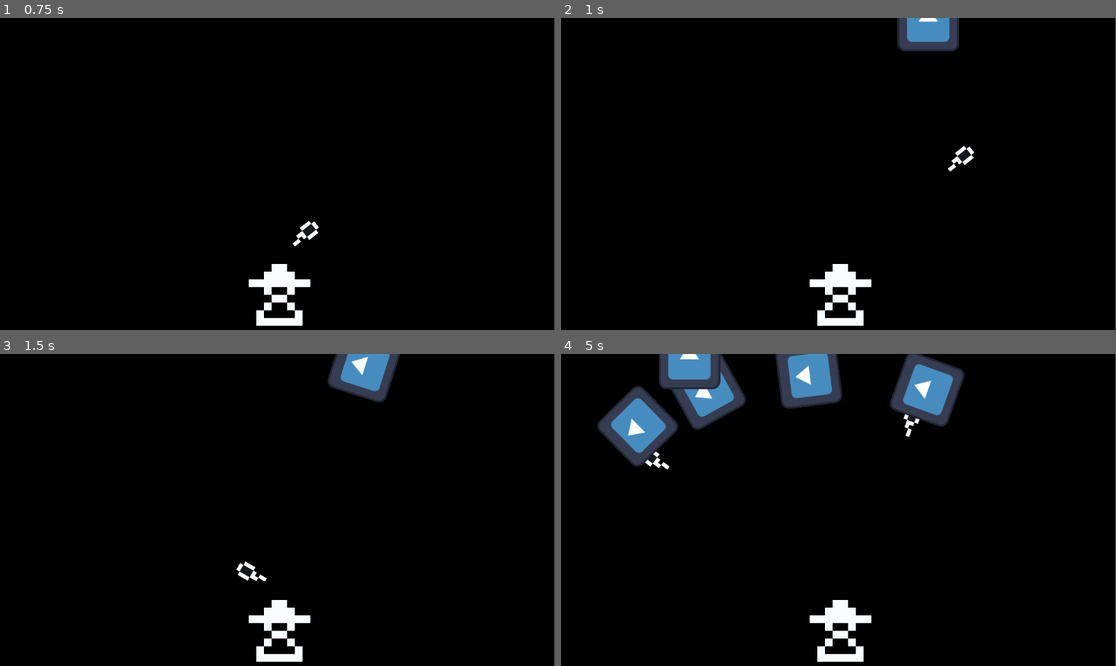
Above: before the commit, frames 1-4 (two rows, left to right).
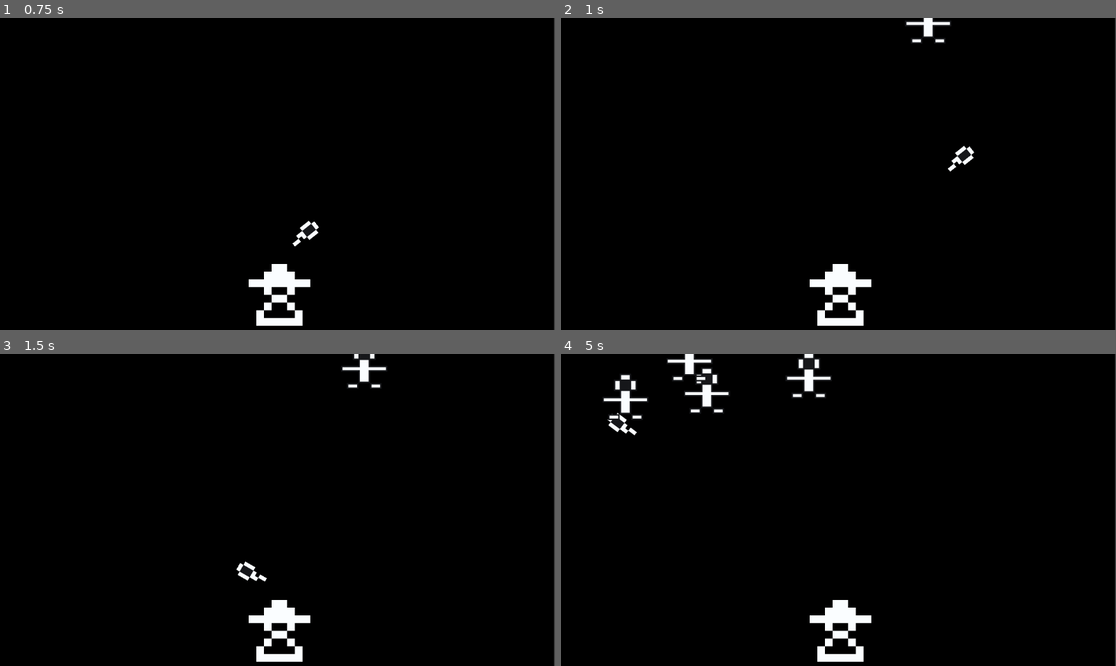
Above: after the commit, the same moments.

Repository: ThomasApplewhite/FIREBALL-Prototype
Game: Godot game, scene res://Source/Utils/dev_scene.tscn
The game is run twice, just before and just after one commit, with the same random seed, the same clock (stepped at 60 frames per second) and the same inputs. The engine's default icon, where the game draws it, is replaced by a stand-in: a white triangle on a blue panel in a dark square.
Inputs (mouse positions are in pixels of both pictures, inside the frame that each line leads up to):
- Up to frame 1 (0.75 s): tap Enter at 0.5 s; move the mouse to (399, 158) at 0.52 s; click (399, 158) at 0.67 s
- Up to frame 2 (1 s): no input
- Up to frame 3 (1.5 s): move the mouse to (166, 525) at 1.27 s; click (166, 525) at 1.42 s
- Up to frame 4 (5 s): move the mouse to (894, 441) at 2.02 s; click (894, 441) at 2.17 s; move the mouse to (810, 572) at 2.77 s; click (810, 572) at 2.92 s; move the mouse to (1005, 556) at 3.52 s; click (1005, 556) at 3.67 s; move the mouse to (672, 463) at 4.27 s; click (672, 463) at 4.42 s

Frame 1 is identical in both runs. In frame 2, 1.2% of the frame differs, in the area x 60-72%, y 0-11%; in frame 3, 1.5%; in frame 4, 9.1%, in the area x 6-73%, y 0-38%.

Commit message:
Enemy Sprites

Diff:
--- a/Source/Enemies/enemy.gd
+++ b/Source/Enemies/enemy.gd
@@ -18,7 +18,5 @@
 		return
 
 	var move_dir = (target_node.global_position - global_position).normalized()
-	global_transform.x = move_dir
-	global_transform.y = move_dir.orthogonal()
-	velocity = global_transform.x * enemy_speed
+	velocity = move_dir * enemy_speed
 	move_and_slide()
--- a/Source/Enemies/enemy.tscn
+++ b/Source/Enemies/enemy.tscn
@@ -1,10 +1,10 @@
 [gd_scene load_steps=4 format=3 uid="uid://bku5f54g2jeph"]
 
 [ext_resource type="Script" path="res://Source/Enemies/enemy.gd" id="1_nebdt"]
-[ext_resource type="Texture2D" uid="uid://bi23ey7rnwkoi" path="res://icon.svg" id="1_ud2qd"]
+[ext_resource type="Texture2D" uid="uid://c7lcwb5multyn" path="res://Assets/Enemies/Enemy.png" id="2_nrxgy"]
 
 [sub_resource type="RectangleShape2D" id="RectangleShape2D_626be"]
-size = Vector2(128, 128)
+size = Vector2(80, 80)
 
 [node name="Enemy" type="CharacterBody2D"]
 script = ExtResource("1_nebdt")
@@ -14,4 +14,4 @@
 shape = SubResource("RectangleShape2D_626be")
 
 [node name="Sprite2D" type="Sprite2D" parent="."]
-texture = ExtResource("1_ud2qd")
+texture = ExtResource("2_nrxgy")
Binary file added: Assets/Enemies/Enemy.png
Not shown, added: Assets/Enemies/Enemy.png.import
Not shown, changed: Docs/Home/DevelopmentDocs/InitialDevelopmentTODO.txt
Not shown, added: PixeloramaProjects/Enemy.pxo
